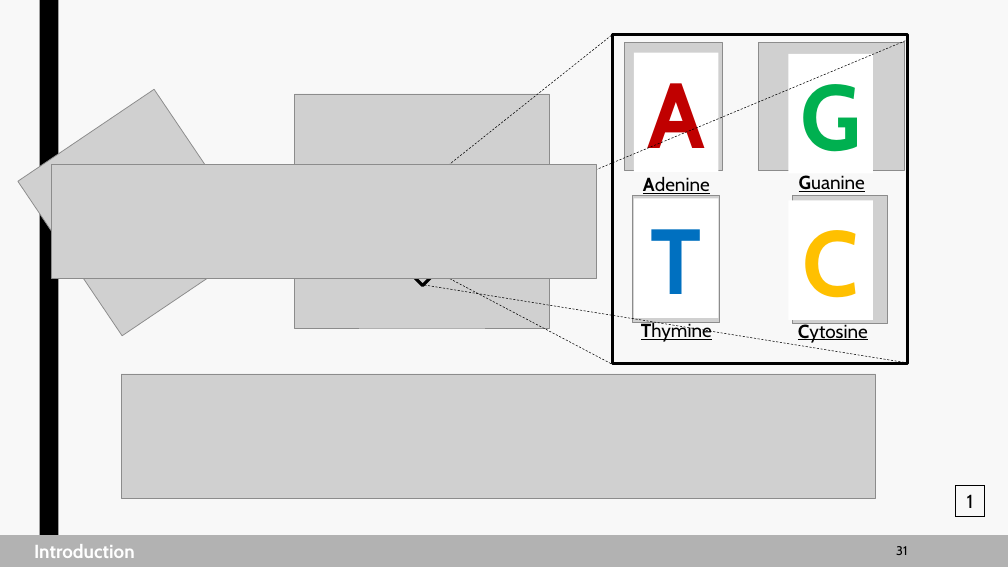
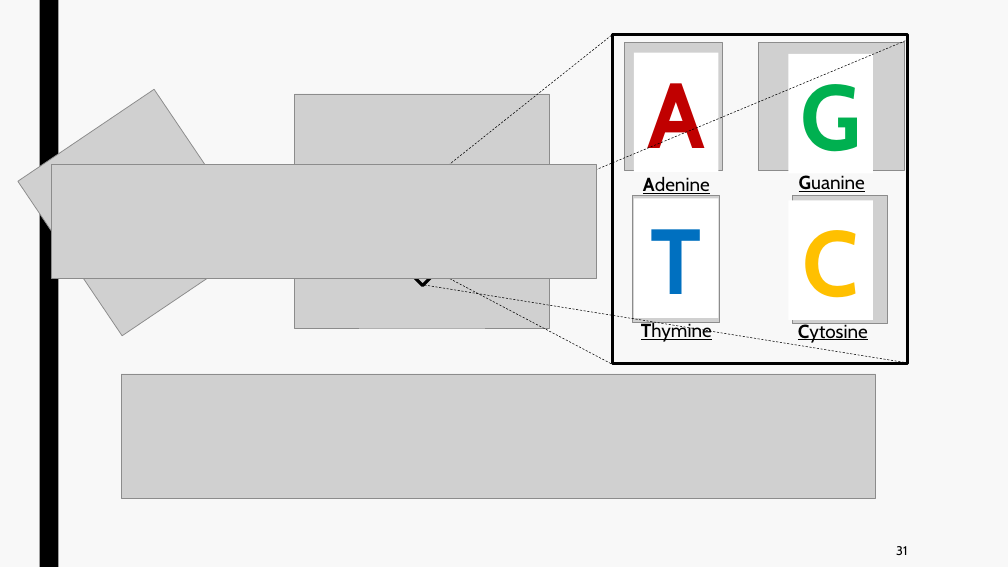
Before and after one commit to jurtasun/presentations, a slide deck: slide 30 of 202306_LMS_Complexity/202306_LMS_Complexity.ppt. Drawn at 1008x567 pixels with LibreOffice and Linux fonts; fonts in the diff are those of the drawing; grey boxes stand for pictures. Boxes give left, top, right and bottom in pixels: in the first picture for what was removed or moved away, otherwise in the second. Text is boxed around its words. In the diff, an @@ line names an element or a change of style, - is before the commit and + after.

```diff
--- a/202306_LMS_Complexity/202306_LMS_Complexity.ppt
+++ b/202306_LMS_Complexity/202306_LMS_Complexity.ppt
@@ rectangle removed at (956,486,985,516) @@
-1
@@ rectangle removed at (0,537,1008,567) @@
@@ rectangle removed at (8,538,161,565) @@
-Introduction
```
Also in this commit, not shown: 18 other slides changed, 2 slides added, 1 slide removed, 3 other files.
